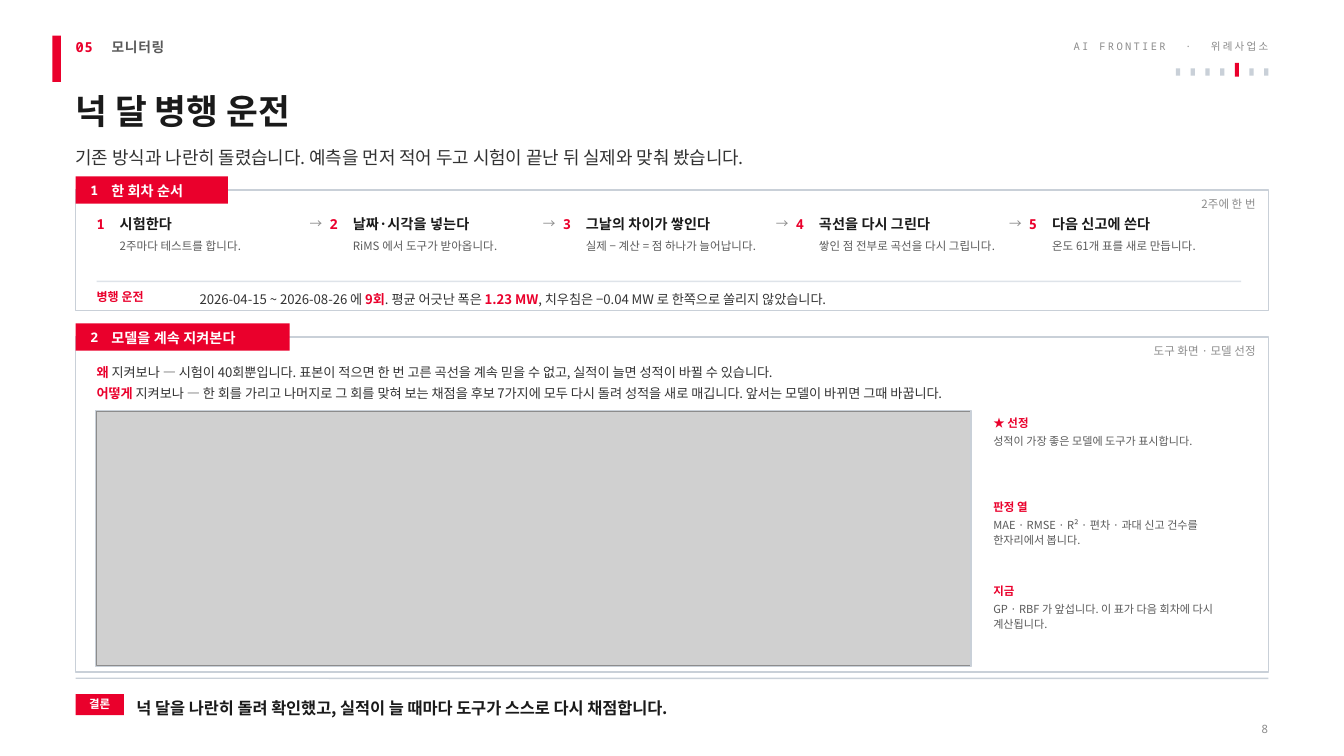
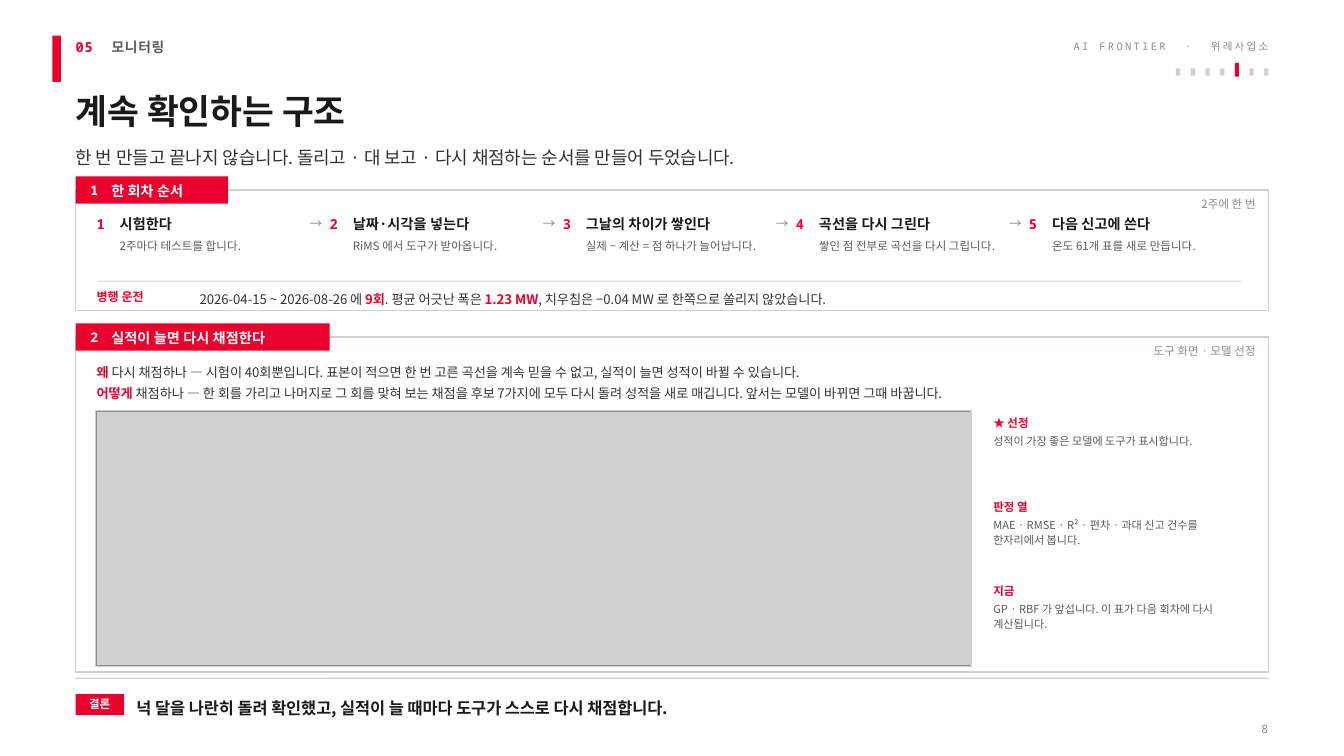
Before and after one commit to jooh-ai/Narae-AI, a slide deck: slide 8 of docs/ppt/위례_공급가능용량_최종발표_v3.pptx. Drawn at 1344x756 pixels with LibreOffice and Linux fonts; fonts in the diff are those of the drawing; grey boxes stand for pictures. Boxes give left, top, right and bottom in pixels: in the first picture for what was removed or moved away, otherwise in the second. Text is boxed around its words. In the diff, an @@ line names an element or a change of style, - is before the commit and + after.

```diff
--- a/docs/ppt/위례_공급가능용량_최종발표_v3.pptx
+++ b/docs/ppt/위례_공급가능용량_최종발표_v3.pptx
@@ text at (x1=76, y1=94, x2=346, y2=127): text changed @@
-넉 달 병행 운전
+계속 확인하는 구조
@@ text at (x1=76, y1=149, x2=735, y2=166): text changed @@
-기존 방식과 나란히 돌렸습니다. 예측을 먼저 적어 두고 시험이 끝난 뒤 실제와 맞춰 봤습니다.
+한 번 만들고 끝나지 않습니다. 돌리고 · 대 보고 · 다시 채점하는 순서를 만들어 두었습니다.
@@ rectangle resized from (x1=76, y1=324, x2=289, y2=351) to (x1=76, y1=324, x2=330, y2=351) @@
@@ text at (x1=111, y1=331, x2=265, y2=345): text changed @@
-모델을 계속 지켜본다
+실적이 늘면 다시 채점한다
@@ text at (x1=97, y1=387, x2=942, y2=400): text changed @@
-어떻게 지켜보나 — 한 회를 가리고 나머지로 그 회를 맞혀 보는 채점을 후보 7가지에 모두 다시 돌려 성적을 새로 매깁니다. 앞서는 모델이 바뀌면 그때 바꿉니다.
+어떻게 채점하나 — 한 회를 가리고 나머지로 그 회를 맞혀 보는 채점을 후보 7가지에 모두 다시 돌려 성적을 새로 매깁니다. 앞서는 모델이 바뀌면 그때 바꿉니다.
@@ text at (x1=97, y1=366, x2=800, y2=379): text changed @@
-왜 지켜보나 — 시험이 40회뿐입니다. 표본이 적으면 한 번 고른 곡선을 계속 믿을 수 없고, 실적이 늘면 성적이 바뀔 수 있습니다.
+왜 다시 채점하나 — 시험이 40회뿐입니다. 표본이 적으면 한 번 고른 곡선을 계속 믿을 수 없고, 실적이 늘면 성적이 바뀔 수 있습니다.
```
Also in this commit, not shown: 1 other slide changed, 5 other files.
